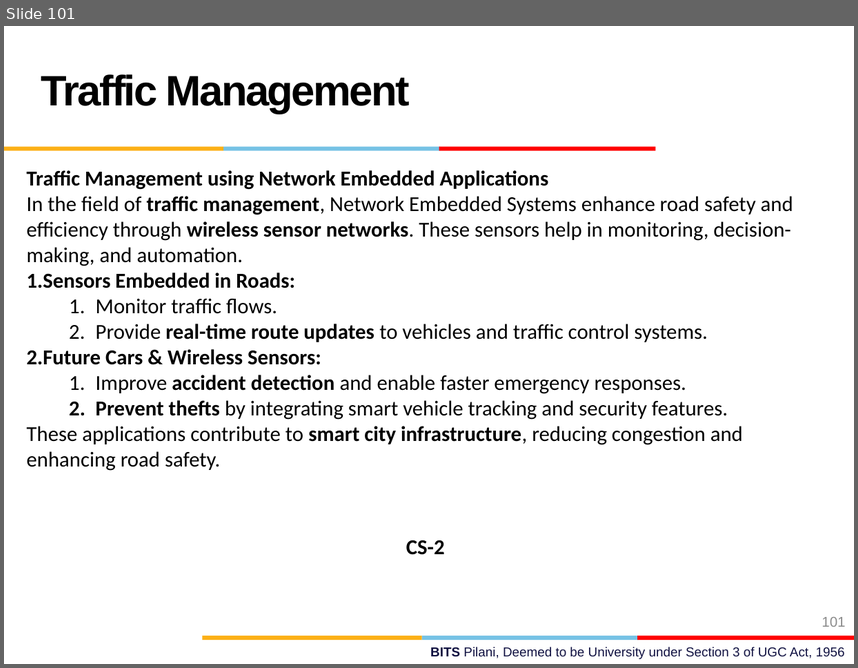
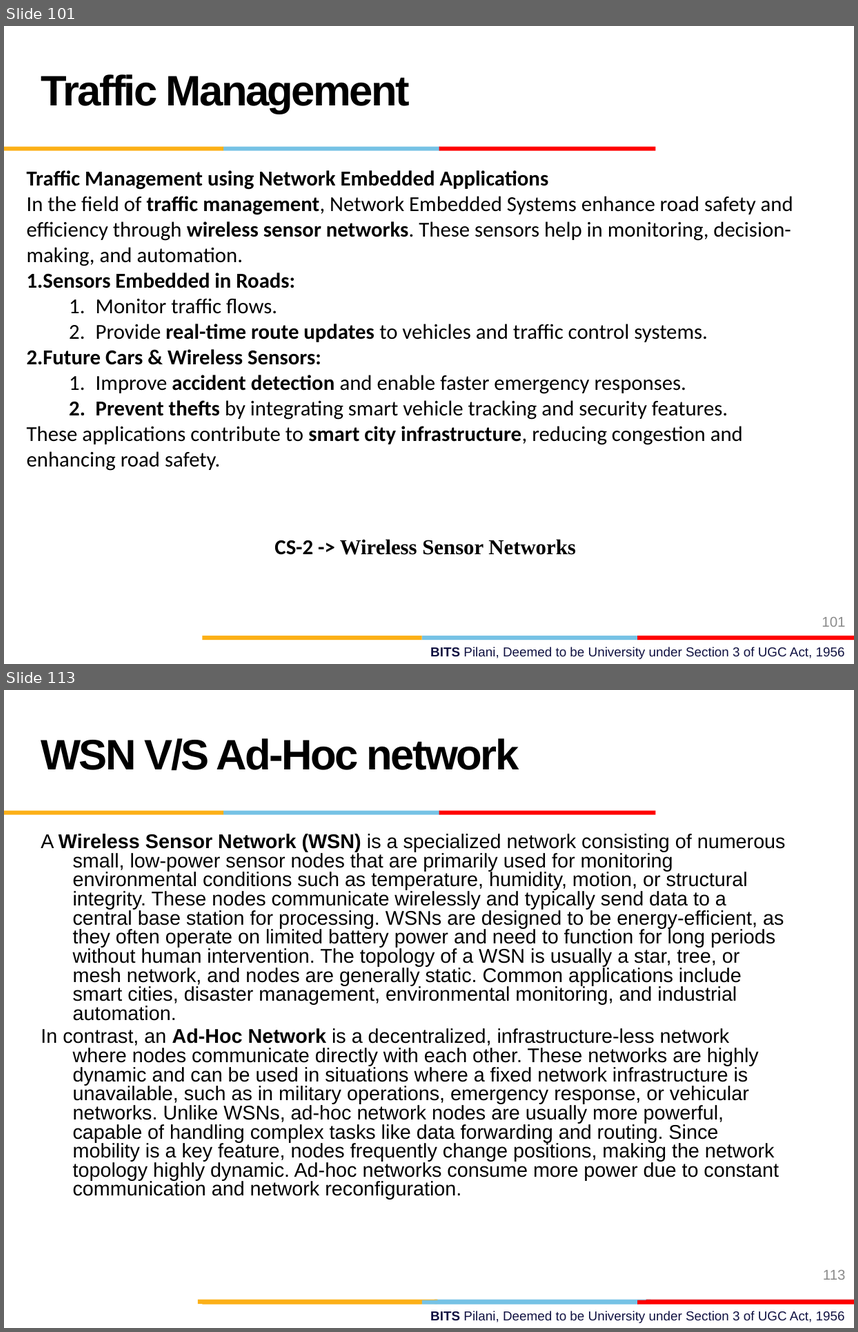
Before and after one commit to AbidKhan01ak/Mtech-7th-Sem, a slide deck: NEA/NEA.pptx. Shown one above the other, each under a label of ours: slide 101 before the commit, slides 101 and 113 after it; the slides between them are not shown. The pictures are 858x668 and 858x1332 pixels, drawn with LibreOffice and Linux fonts; fonts in the diff are those of the drawing; background and template pictures are left out. Boxes give left, top, right and bottom in pixels: in the first picture for what was removed or moved away, otherwise in the second. Text is boxed around its words. In the diff, an @@ line names an element or a change of style, - is before the commit and + after.

```diff
--- a/NEA/NEA.pptx
+++ b/NEA/NEA.pptx
@@ slide 113 added at (4, 690, 854, 1328), background #FFFFFF; not listed: 7 template elements that a slide beside it also shows @@
@@ text added at (41, 738, 519, 771), 36 pt, text #000000, bold @@
+WSN V/S Ad-Hoc network
@@ text added at (41, 834, 786, 1199), 16.8 pt, text #000000 @@
+A Wireless Sensor Network (WSN) is a specialized network consisting of numerous small, low-power sensor nodes that are primarily used for monitoring environmental conditions such as temperature, humidity, motion, or structural integrity. These nodes communicate wirelessly and typically send data to a central base station for processing. WSNs are designed to be energy-efficient, as they often operate on limited battery power and need to function for long periods without human intervention. The topology of a WSN is usually a star, tree, or mesh network, and nodes are generally static. Common applications include smart cities, disaster management, environmental monitoring, and industrial automation.
+In contrast, an Ad-Hoc Network is a decentralized, infrastructure-less network where nodes communicate directly with each other. These networks are highly dynamic and can be used in situations where a fixed network infrastructure is unavailable, such as in military operations, emergency response, or vehicular networks. Unlike WSNs, ad-hoc network nodes are usually more powerful, capable of handling complex tasks like data forwarding and routing. Since mobility is a key feature, nodes frequently change positions, making the network topology highly dynamic. Ad-hoc networks consume more power due to constant communication and network reconfiguration.
@@ page number added at (823, 1270, 846, 1279), 12 pt, text #8C8C8C @@
+113
@@ rectangle added at (198, 1299, 437, 1303), fill #FCB017 @@
@@ rectangle added at (434, 1299, 651, 1303), fill #76C2E5 @@
@@ rectangle added at (646, 1299, 854, 1303), fill #E31C24 @@
@@ slide 101 changed as well @@
@@ text at (274, 539, 575, 555): text changed; font Calibri to Times New Roman @@
-CS-2
+CS-2 -> Wireless Sensor Networks
```
Also in this commit, not shown: 75 other slides added.
